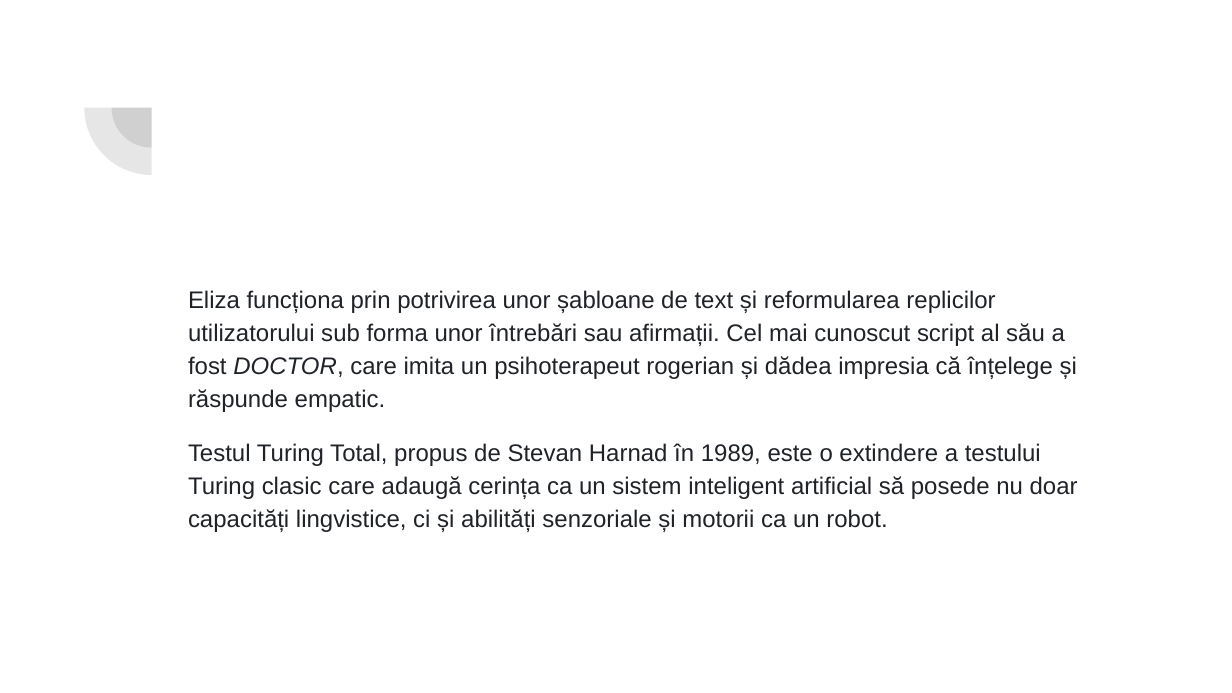
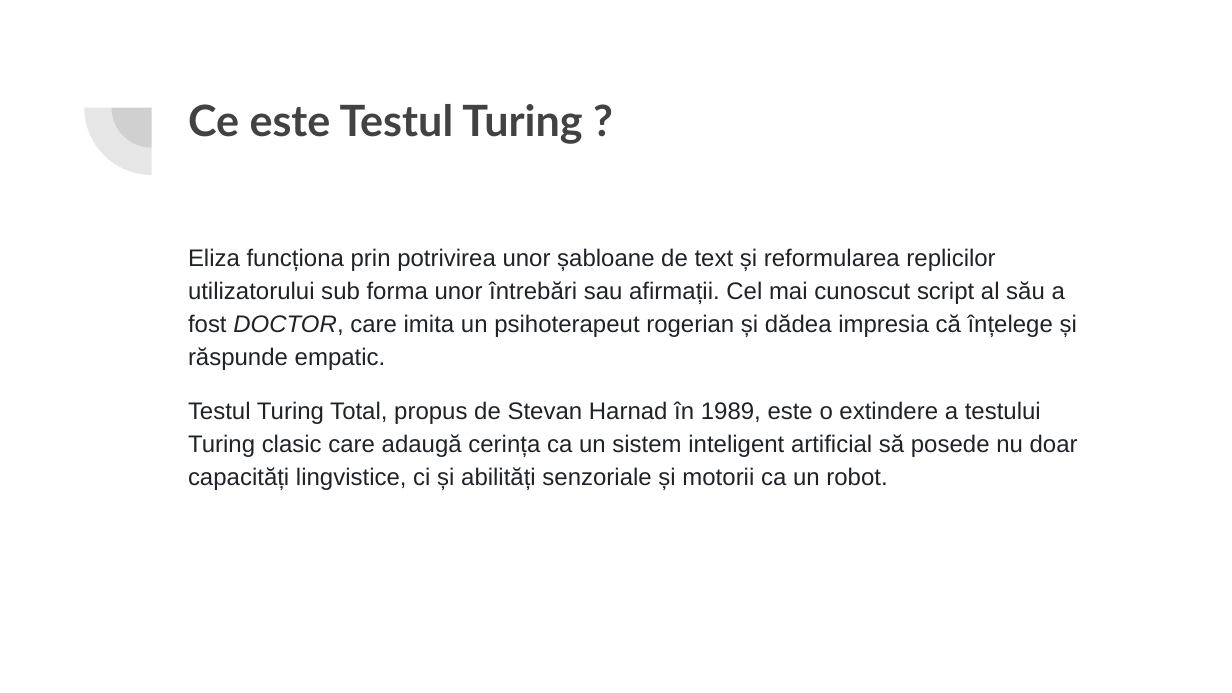
Before and after one commit to adavidoaiei/Prezentare-master, a slide deck: slide 5 of Turing.pptx. Drawn at 1232x693 pixels with LibreOffice and Linux fonts; fonts in the diff are those of the drawing. Boxes give left, top, right and bottom in pixels: in the first picture for what was removed or moved away, otherwise in the second. Text is boxed around its words. In the diff, an @@ line names an element or a change of style, - is before the commit and + after.

```diff
--- a/Turing.pptx
+++ b/Turing.pptx
@@ title added at (188,104,582,144), 25.2 pt, text #424242, bold @@
+Ce este Testul Turing ?
@@ text "Eliza funcționa prin potrivirea unor ...": place and size @@
-text "Eliza funcționa prin potrivirea unor ..." at (188,290,1078,532)
+text "Eliza funcționa prin potrivirea unor ..." at (188,248,1078,490)
```
Also in this commit, not shown: 8 other slides changed, 1 slide added.
